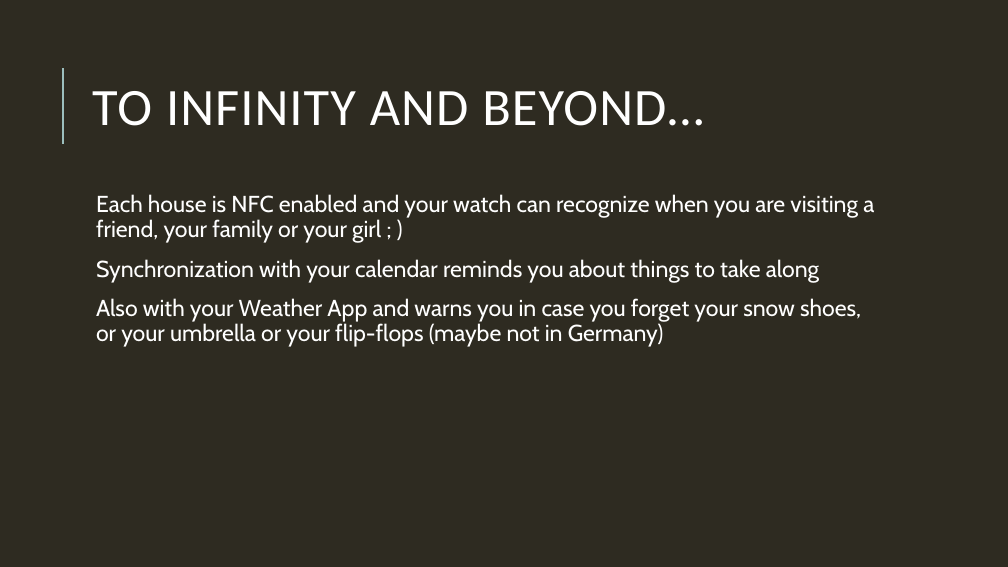
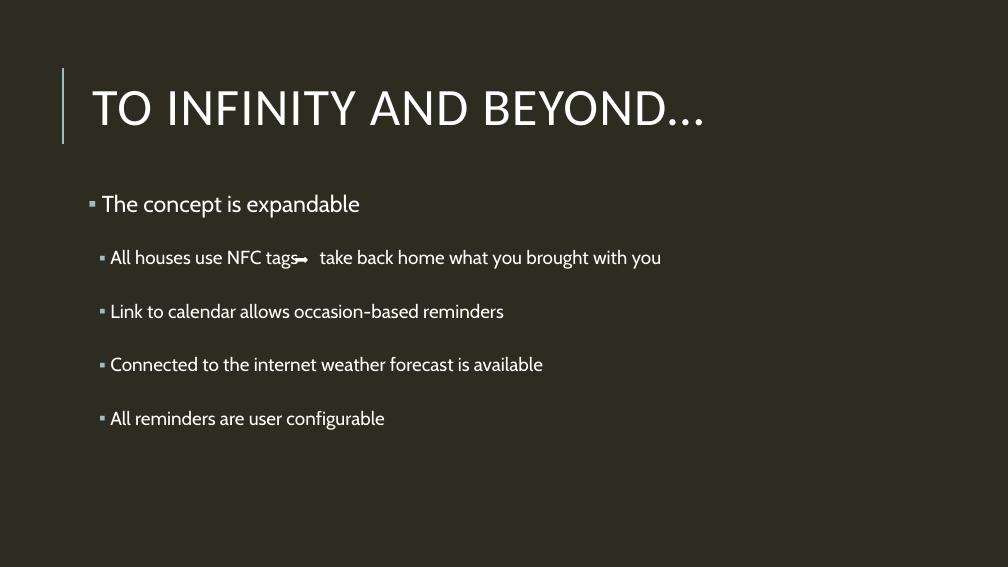
Before and after one commit to Uni-Freiburg-Wearable-Devices-WS14/Wearables_Project_Mobile, a slide deck: slide 6 of Intro_Presentation_seriously.pptx. Drawn at 1008x567 pixels with LibreOffice and Linux fonts; fonts in the diff are those of the drawing. Boxes give left, top, right and bottom in pixels: in the first picture for what was removed or moved away, otherwise in the second. Text is boxed around its words. In the diff, an @@ line names an element or a change of style, - is before the commit and + after.

```diff
--- a/Intro_Presentation_seriously.pptx
+++ b/Intro_Presentation_seriously.pptx
@@ text at box(102, 194, 662, 430): text changed; size 22 to 18 pt @@
-  Each house is NFC enabled and your watch can recognize when you are visiting a friend, your family or your girl ; )
-  Synchronization with your calendar reminds you about things to take along
-  Also with your Weather App and warns you in case you forget your snow shoes, or your umbrella or your flip-flops (maybe not in Germany)
+▪ The concept is expandable
+  ▪ All houses use NFC tags take back home what you brought with you
+  ▪ Link to calendar allows occasion-based reminders
+  ▪ Connected to the internet weather forecast is available
+  ▪ All reminders are user configurable
@@ right arrow added at box(296, 258, 307, 262), fill #FFFFFF, outline #FFFFFF 1.25 pt @@
```
Also in this commit, not shown: 3 other slides changed, 2 other files.
